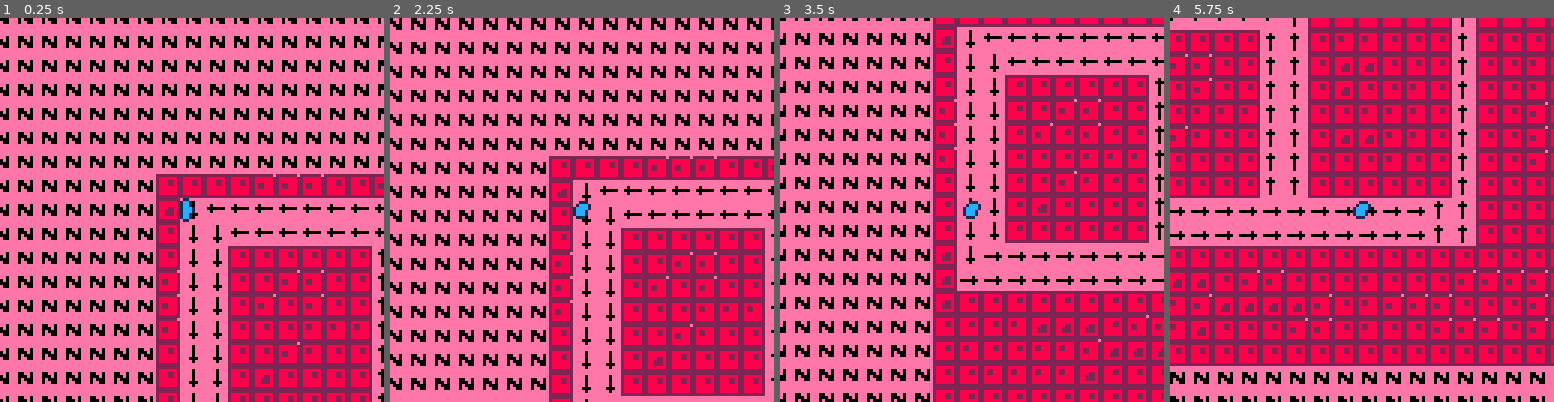
Above: before the commit, frames 1-4 (left to right).
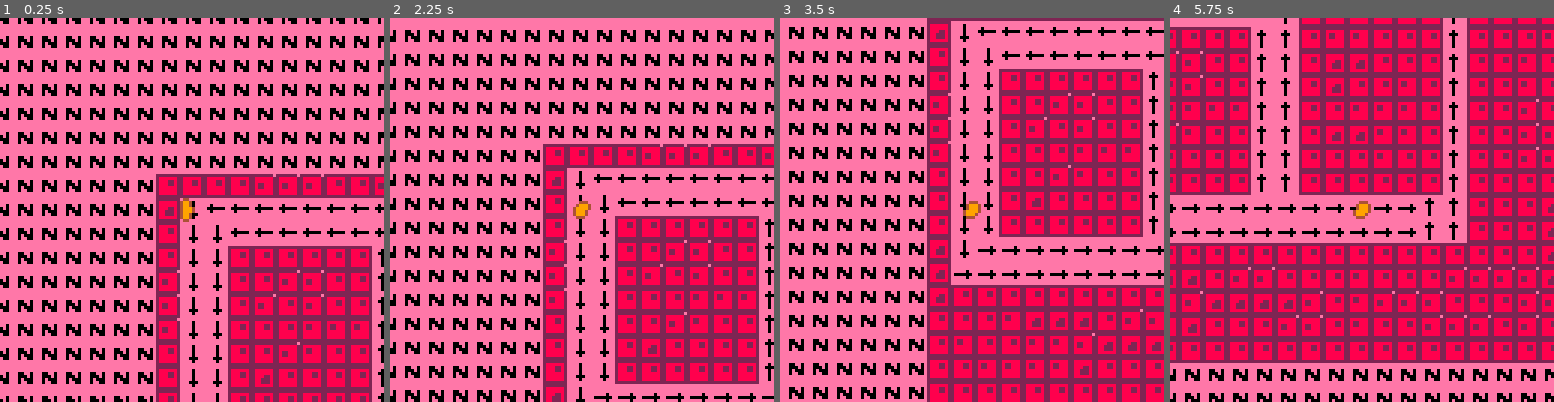
Above: after the commit, the same moments.

Repository: Compynerd255/thehansinator-ludum-dare-38
Game: PICO-8 cartridge game.p8
Same seed, same stepped clock (60 frames per second), same inputs: the game is played once before the commit and once after it.
Inputs:
- Up to frame 1 (0.25 s): no input
- Up to frame 2 (2.25 s): tap X (X key) at 0.33, 1.07, 1.85 s; tap O (Z key) at 0.7, 1.7, 2.1 s; hold Right 1.6-2.1 s; hold Up from 2.15 s (still down)
- Up to frame 3 (3.5 s): release Up at 2.42 s; hold Right 2.47-3.03 s; tap O (Z key) at 2.5, 2.9, 3.3 s; tap X (X key) at 2.97 s; hold Left from 3.08 s (still down)
- Up to frame 4 (5.75 s): release Left at 3.58 s; hold Down 3.63-3.97 s; tap O (Z key) every 0.4 s from 3.7 to 5.7 s; hold Right 4.02-4.68 s; tap X (X key) at 4.08, 5.2 s; hold Up 4.73-5.03 s; hold Left 5.08-5.68 s; hold Down from 5.73 s (still down)

The runs differ from the first frame. In frame 1, 0.2% of the frame differs, in the area x 46-51%, y 46-54%; in frame 2, 49%, in the area x 0-100%, y 0-100%; in frame 3, 47%; in frame 4, 49%.

Commit message:
Improve current dynamics

Diff:
--- a/game.p8
+++ b/game.p8
@@ -14,7 +14,7 @@
 --init player
 player = {}
 player.dir = 0
-player.color = 1
+player.color = 3
 player.stretch = 0
 player.sticking = true
 player.x=1
@@ -64,6 +64,7 @@
 local movespeed =
  0.1 * (4 - player.stretch)/4
 
+--traverse wall
 if btn(dirinfo[1]) then
  player[dirinfo[5]]-=movespeed
  if is_solid(
@@ -87,6 +88,21 @@
  end
 end
 
+--check for fall off edge
+local belowpos=vecdir_add(
+ player,
+ dirinfo[4],
+ 0.6)
+belowpos.x+=0.5
+belowpos.y+=0.5
+if not is_solid(
+ belowpos.x,
+ belowpos.y)
+ then
+  player.sticking=false
+end
+
+--stretch and detach
 if btn(dirinfo[3]) then
  player.stretch += 0.4
  if player.stretch>4 then
@@ -116,10 +132,10 @@
 function update_player_float()
 
 local currentpoints={
- {player.x,player.y},
- {player.x,player.y+1},
- {player.x+1,player.y},
- {player.x+1,player.y+1}
+ {player.x+0.9,player.y+0.5},
+ {player.x+0.5,player.y+0.9},
+ {player.x+0.1,player.y+0.5},
+ {player.x+0.5,player.y+0.1}
 }
 
 local v = {}
@@ -140,13 +156,16 @@
  end
 end
 
+local finalv={}
+finalv.x=player.x+v.x
+finalv.y=player.y+v.y
 player.x+=v.x
 player.y+=v.y
 
 if v.x<0 then
  if is_solid(
-  player.x+0.1,
-  player.y+0.1)
+  finalv.x+0.1,
+  finalv.y+0.5)
  then
   player.dir=0
   player.x=flr(player.x)+1
@@ -154,8 +173,8 @@
  end
 elseif v.x>0 then
  if is_solid(
-  player.x+0.9,
-  player.y+0.9)
+  finalv.x+0.9,
+  finalv.y+0.5)
  then
   player.dir=1
   player.x=flr(player.x)
@@ -163,7 +182,9 @@
  end
 end
 if v.y<0 then
- if is_solid(player.x,player.y)
+ if is_solid(
+  finalv.x+0.5,
+  finalv.y+0.1)
  then
   player.dir=2
   player.y=flr(player.y)+1
@@ -171,8 +192,8 @@
  end
 elseif v.y>0 then
  if is_solid(
-  player.x+0.8,
-  player.y+0.8)
+  finalv.x+0.5,
+  finalv.y+0.9)
  then
   player.dir=3
   player.y=flr(player.y)
@@ -189,8 +210,7 @@
  {0,1}
 }
 
-function vecdir_add
- (v,dir,mag)
+function vecdir_add(v,dir,mag)
 
 local u = {}
 u.x = vecdirs[dir+1][1] * mag
